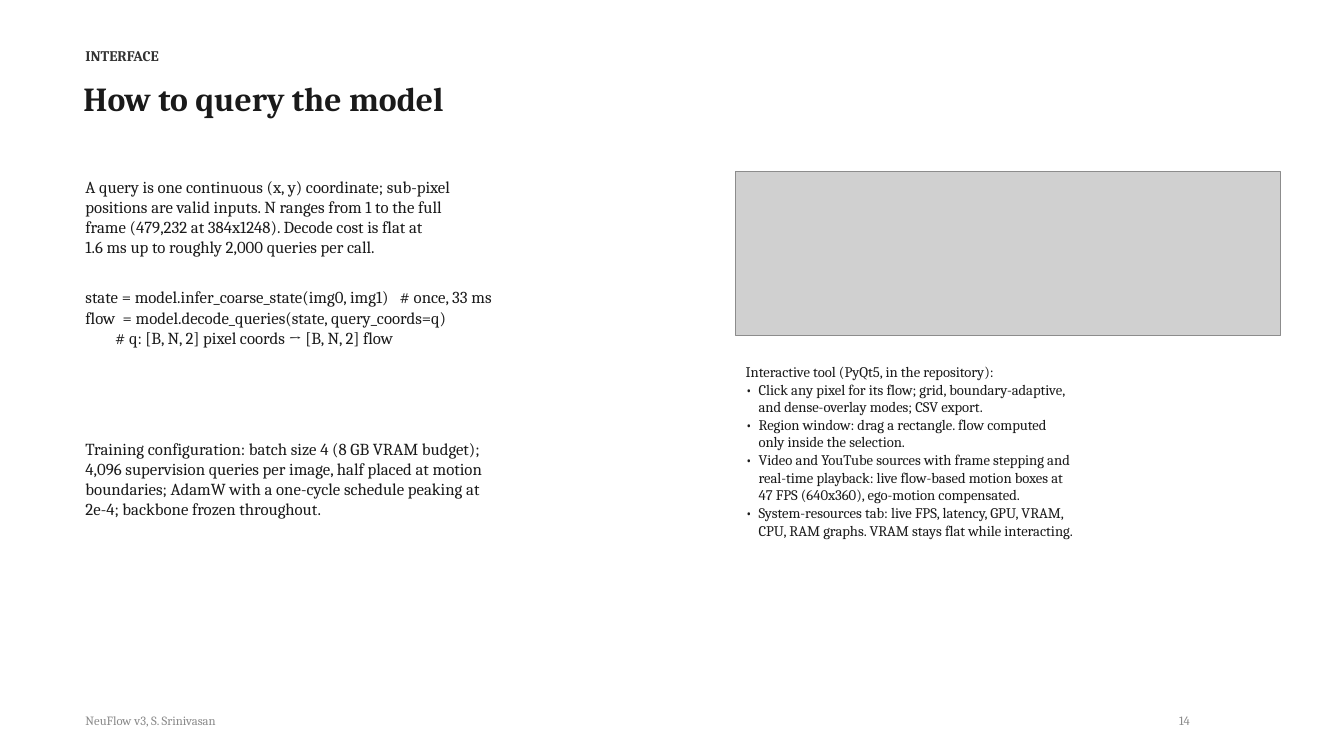
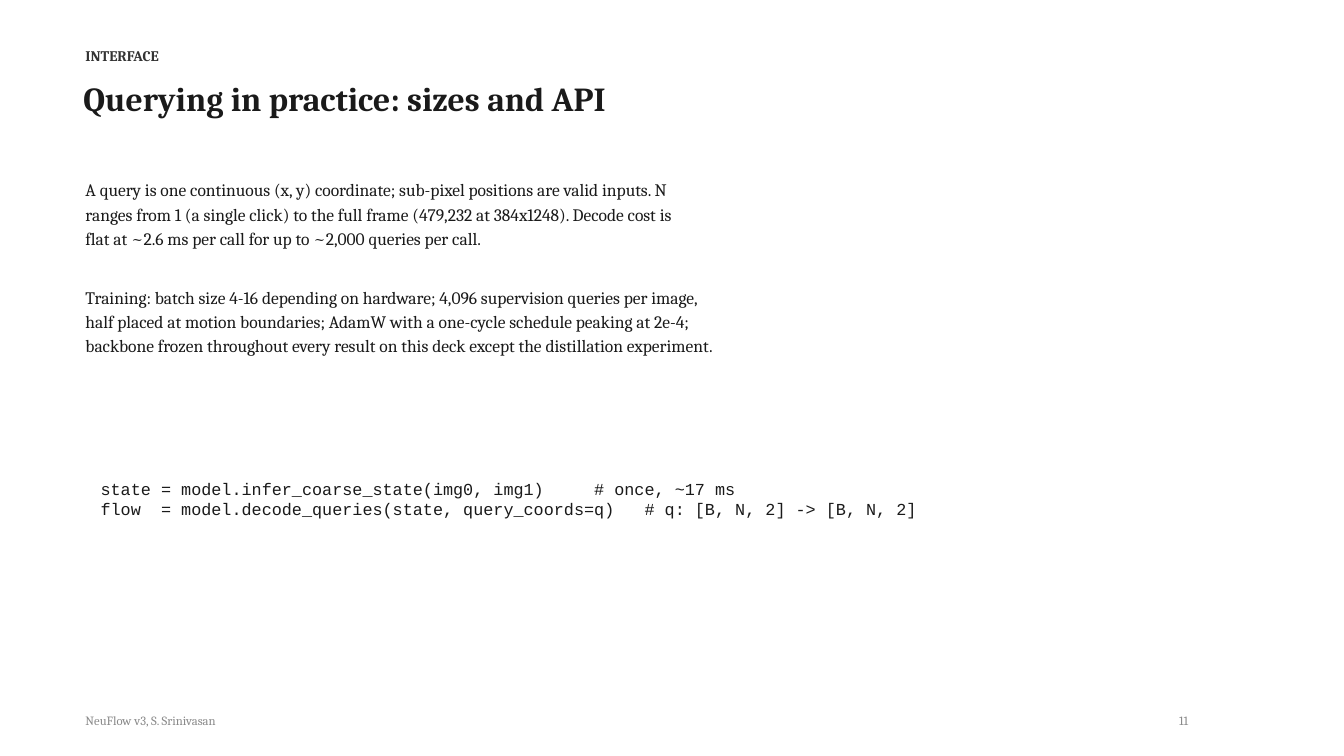
Before and after one commit to shrirag10/Neuflowv3, a slide deck: slide 11 of docs/NeuFlow_v3_status.pptx (slide 14 before the commit). Drawn at 1344x756 pixels with LibreOffice and Linux fonts; fonts in the diff are those of the drawing; grey boxes stand for pictures. Boxes give left, top, right and bottom in pixels: in the first picture for what was removed or moved away, otherwise in the second. Text is boxed around its words. In the diff, an @@ line names an element or a change of style, - is before the commit and + after.

Commit message:
Complete deck revamp: 17-slide linear rebuild with five new comparison plots, full explanations, honest limitations slide, every number verified against the log

```diff
--- a/docs/NeuFlow_v3_status.pptx
+++ b/docs/NeuFlow_v3_status.pptx
@@ text at [83, 87, 606, 119]: text changed @@
-How to query the model
+Querying in practice: sizes and API
@@ picture removed at [736, 171, 1280, 336] @@
@@ text at [85, 184, 713, 356]: text changed; size 12 to 12.5 pt @@
-A query is one continuous (x, y) coordinate; sub-pixel
-positions are valid inputs. N ranges from 1 to the full
-frame (479,232 at 384x1248). Decode cost is flat at
-1.6 ms up to roughly 2,000 queries per call.
-state = model.infer_coarse_state(img0, img1) # once, 33 ms
-flow = model.decode_queries(state, query_coords=q)
-# q: [B, N, 2] pixel coords → [B, N, 2] flow
+A query is one continuous (x, y) coordinate; sub-pixel positions are valid inputs. N
+ranges from 1 (a single click) to the full frame (479,232 at 384x1248). Decode cost is
+flat at ~2.6 ms per call for up to ~2,000 queries per call.
+Training: batch size 4-16 depending on hardware; 4,096 supervision queries per image,
+half placed at motion boundaries; AdamW with a one-cycle schedule peaking at 2e-4;
+backbone frozen throughout every result on this deck except the distillation experiment.
@@ text removed at [746, 367, 1072, 540] @@
-Interactive tool (PyQt5, in the repository):
-• Click any pixel for its flow; grid, boundary-adaptive,
-and dense-overlay modes; CSV export.
-• Region window: drag a rectangle. flow computed
-only inside the selection.
-• Video and YouTube sources with frame stepping and
-real-time playback: live flow-based motion boxes at
-47 FPS (640x360), ego-motion compensated.
-• System-resources tab: live FPS, latency, GPU, VRAM,
-CPU, RAM graphs. VRAM stays flat while interacting.
@@ text removed at [85, 443, 482, 519] @@
-Training configuration: batch size 4 (8 GB VRAM budget);
-4,096 supervision queries per image, half placed at motion
-boundaries; AdamW with a one-cycle schedule peaking at
-2e-4; backbone frozen throughout.
@@ text added at [101, 483, 916, 519], 12 pt, text #1A1A1A @@
+state = model.infer_coarse_state(img0, img1) # once, ~17 ms
+flow = model.decode_queries(state, query_coords=q) # q: [B, N, 2] -> [B, N, 2]
@@ text at [1179, 716, 1188, 725]: text changed @@
-14
+11
```
Also in this commit, not shown: 9 other slides changed, 7 slides added, 14 slides removed, 3 other files.
